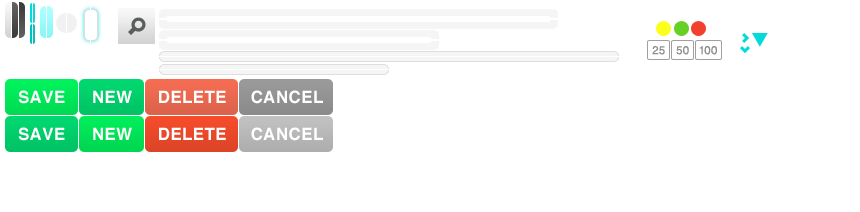
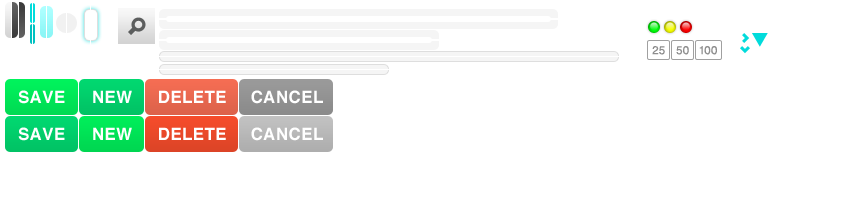
Two versions of the same layered image (860 x 212). Layer-by-layer changes:
added layer "Shape 1 copy" above "Shape 1 copy 5" over [left=646, top=19, right=662, bottom=35]
added layer "Shape 1 copy 5" above "Shape 1 copy 7" over [left=678, top=19, right=694, bottom=35]
added layer "Shape 1 copy 7" above "Smiley" over [left=662, top=19, right=678, bottom=35]
removed layer "Status Lights" over [left=656, top=21, right=706, bottom=36]
